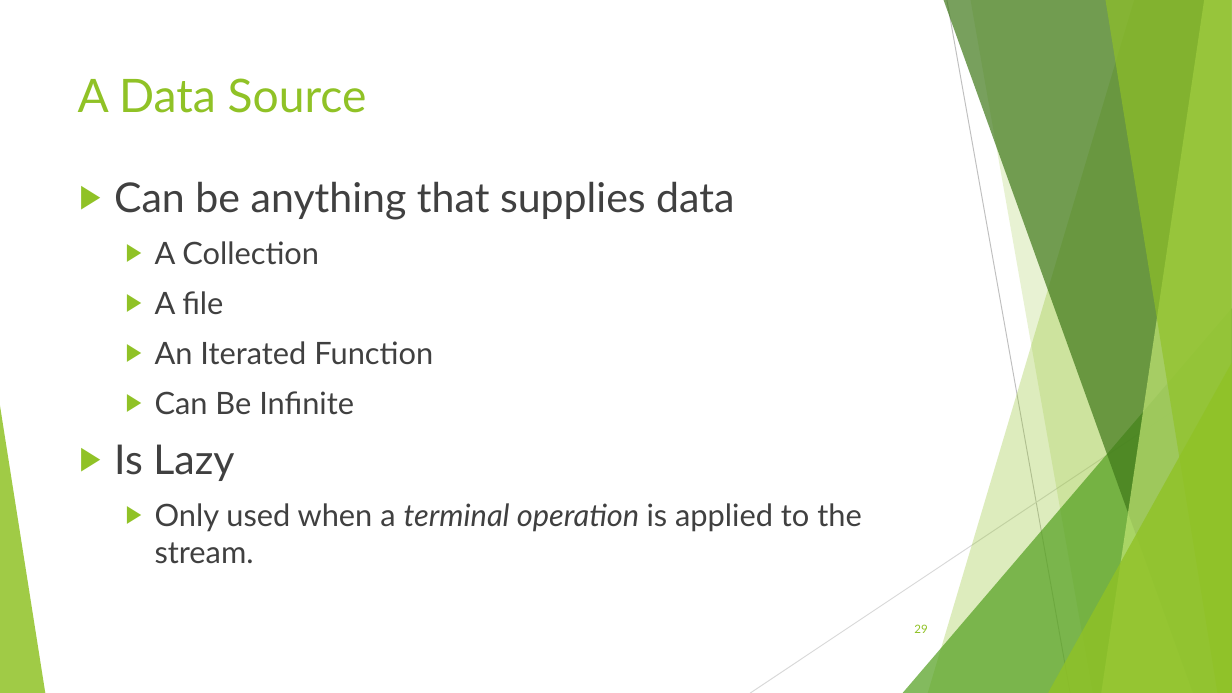
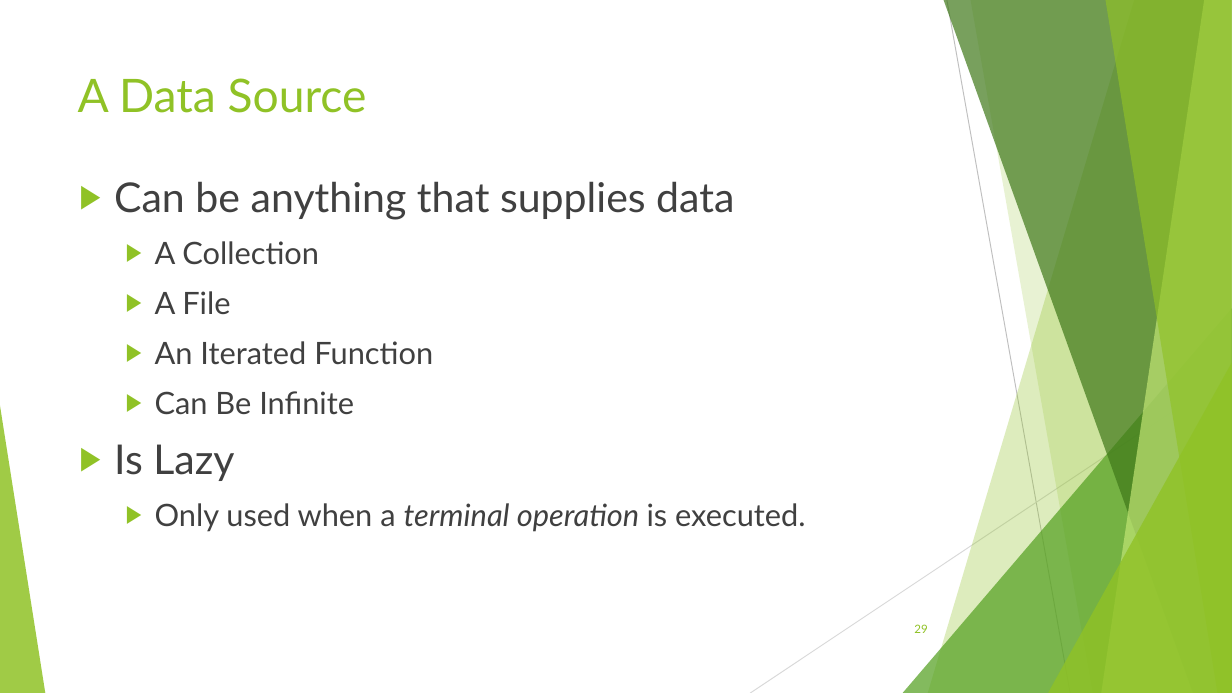
Before and after one commit to RichardRoda/2017-CodePaLOUsa-Lambda, a slide deck: slide 29 of Learning to Love the Lambda in the Stream.pptx. Drawn at 1232x693 pixels with LibreOffice and Linux fonts; fonts in the diff are those of the drawing. Boxes give left, top, right and bottom in pixels: in the first picture for what was removed or moved away, otherwise in the second. Text is boxed around its words. In the diff, an @@ line names an element or a change of style, - is before the commit and + after.

```diff
--- a/Learning to Love the Lambda in the Stream.pptx
+++ b/Learning to Love the Lambda in the Stream.pptx
@@ text at (x1=155, y1=291, x2=230, y2=314): text changed @@
-  ▶ A file
+  ▶ A File
@@ text at (x1=155, y1=503, x2=806, y2=532): text changed @@
-  ▶ Only used when a terminal operation is applied to the stream.
+  ▶ Only used when a terminal operation is executed.
```
Also in this commit, not shown: 4 other slides changed.
